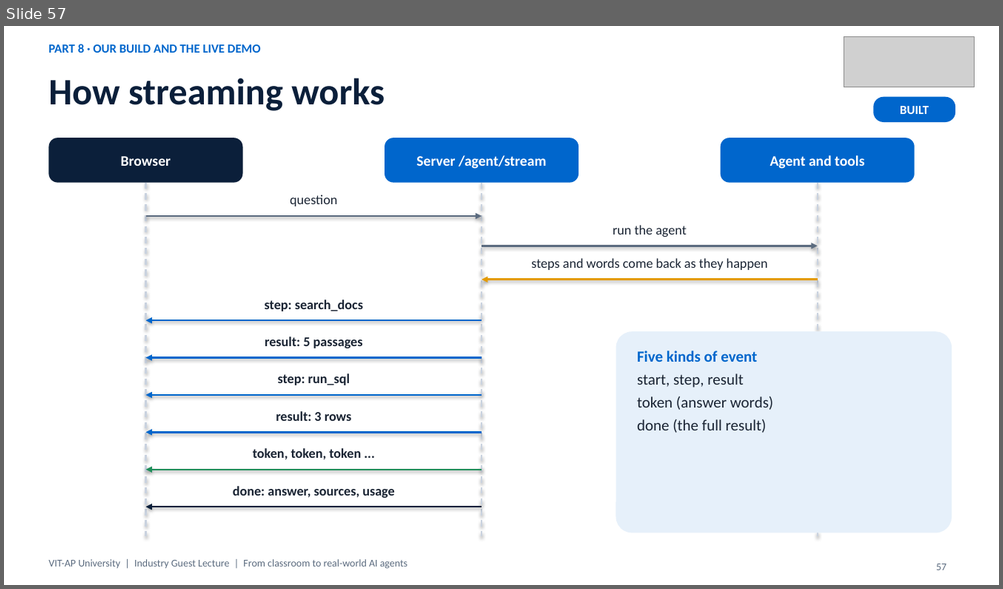
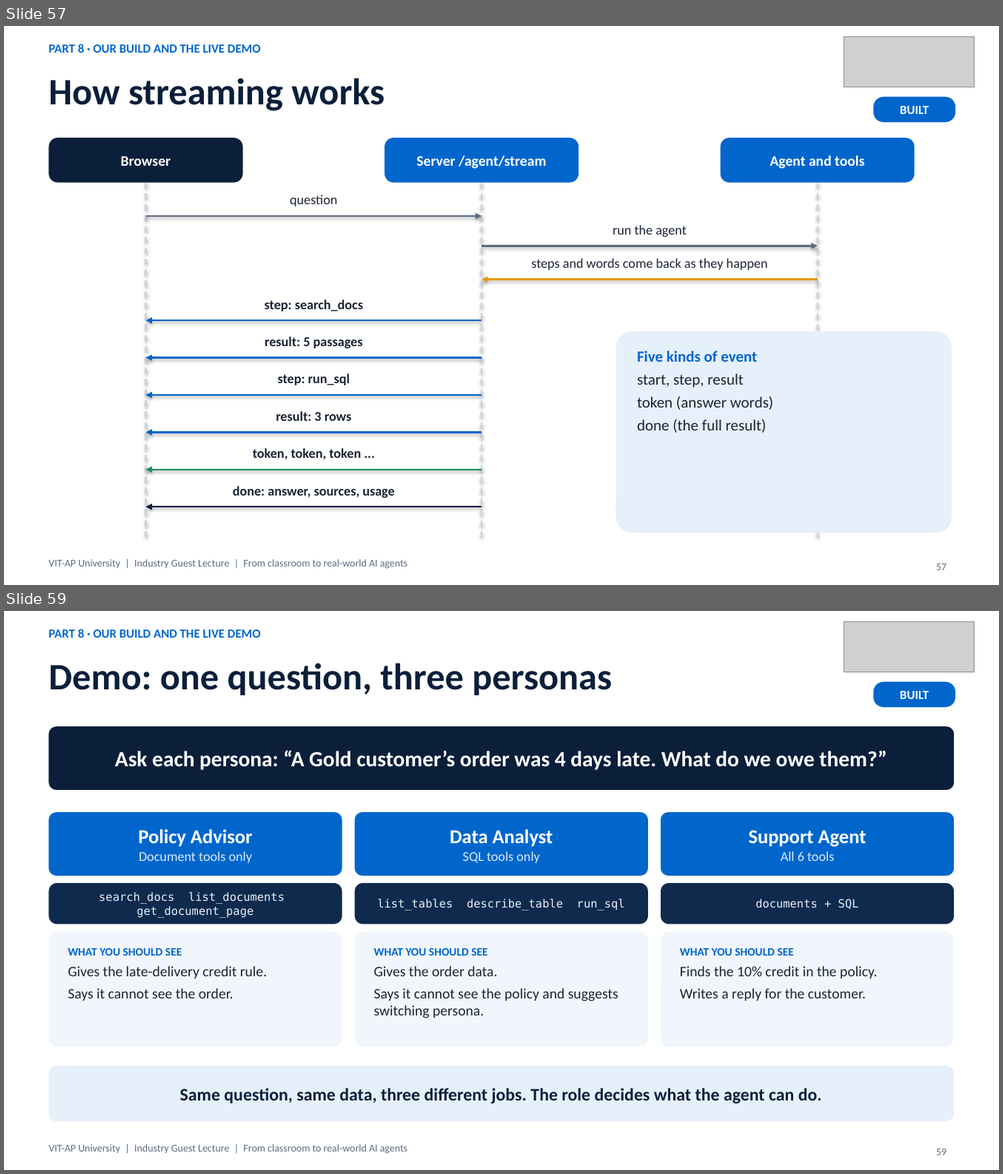
Before and after one commit to nareshroyalc/Demo, a slide deck: deck/VIT-AP_AI_Webinar.pptx. Shown one above the other, each under a label of ours: slide 57 before the commit, slides 57 and 59 after it; the slides between them are not shown. The pictures are 1003x589 and 1003x1174 pixels, drawn with LibreOffice and Linux fonts; fonts in the diff are those of the drawing; grey boxes stand for pictures. Boxes give left, top, right and bottom in pixels: in the first picture for what was removed or moved away, otherwise in the second. Text is boxed around its words. In the diff, an @@ line names an element or a change of style, - is before the commit and + after.

Commit message:
Deck: persona, skill and plugin demo slides; real skills example; generic SmartAgent name (73 slides)

```diff
--- a/deck/VIT-AP_AI_Webinar.pptx
+++ b/deck/VIT-AP_AI_Webinar.pptx
@@ slide 59 added at (4, 611, 999, 1170), background #FFFFFF @@
@@ text added at (48, 629, 261, 638), 12 pt, text #0066CC, bold @@
+PART 8 · OUR BUILD AND THE LIVE DEMO
@@ picture added at (843, 621, 974, 672) @@
@@ title added at (48, 663, 612, 695), 36 pt, text #0B1F3A, bold @@
+Demo: one question, three personas
@@ rounded rectangle added at (874, 682, 956, 707), fill #0066CC, 12 pt, text #FFFFFF, bold @@
+BUILT
@@ rounded rectangle added at (48, 726, 954, 790), fill #0B1F3A, 21 pt, text #FFFFFF, bold @@
+Ask each persona: “A Gold customer’s order was 4 days late. What do we owe them?”
@@ rounded rectangle added at (48, 812, 342, 876), fill #0066CC, 13 pt, text #DCE9F8 @@
+Policy Advisor
+Document tools only
@@ rounded rectangle added at (355, 812, 648, 876), fill #0066CC, 13 pt, text #DCE9F8 @@
+Data Analyst
+SQL tools only
@@ rounded rectangle added at (660, 812, 954, 876), fill #0066CC, 19 pt, text #FFFFFF, bold @@
+Support Agent
+All 6 tools
@@ rounded rectangle added at (48, 883, 342, 924), fill #0F2A4D, 11 pt, text #E8F0FA @@
+search_docs list_documents get_document_page
@@ rounded rectangle added at (355, 883, 648, 924), fill #0F2A4D, 11 pt, text #E8F0FA @@
+list_tables describe_table run_sql
@@ rounded rectangle added at (660, 883, 954, 924), fill #0F2A4D, 11 pt, text #E8F0FA @@
+documents + SQL
@@ rounded rectangle added at (48, 932, 342, 1048), fill #F1F6FC, 14 pt, text #1A2433 @@
+WHAT YOU SHOULD SEE
+Gives the late-delivery credit rule.
+Says it cannot see the order.
@@ rounded rectangle added at (355, 932, 648, 1048), fill #F1F6FC, 14 pt, text #1A2433 @@
+WHAT YOU SHOULD SEE
+Gives the order data.
+Says it cannot see the policy and suggests switching persona.
@@ rounded rectangle added at (660, 932, 954, 1048), fill #F1F6FC, 14 pt, text #1A2433 @@
+WHAT YOU SHOULD SEE
+Finds the 10% credit in the policy.
+Writes a reply for the customer.
@@ rounded rectangle added at (48, 1066, 954, 1122), fill #E6F0FA, 17 pt, text #0B1F3A, bold @@
+Same question, same data, three different jobs. The role decides what the agent can do.
@@ text added at (48, 1145, 407, 1154), 10 pt, text #5B6B7F @@
+VIT-AP University | Industry Guest Lecture | From classroom to real-world AI agents
@@ page number added at (936, 1149, 946, 1156), 10 pt, text #5B6B7F @@
+59
```
Also in this commit, not shown: 5 slides changed, 2 other slides added, 7 other files.
